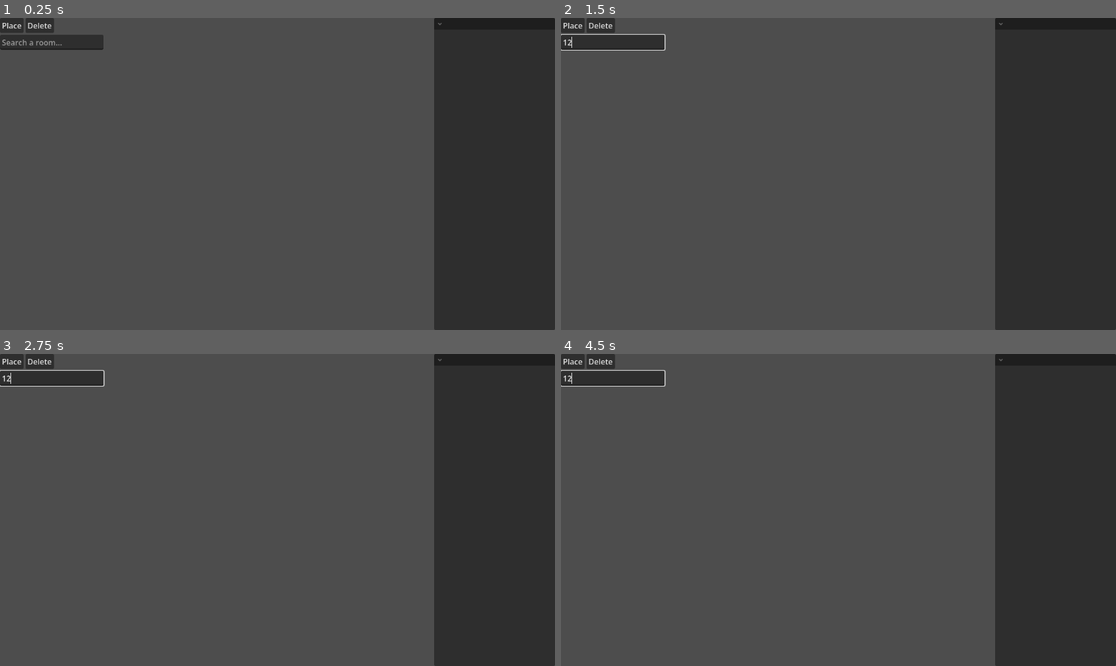
Above: before the commit, frames 1-4 (two rows, left to right).
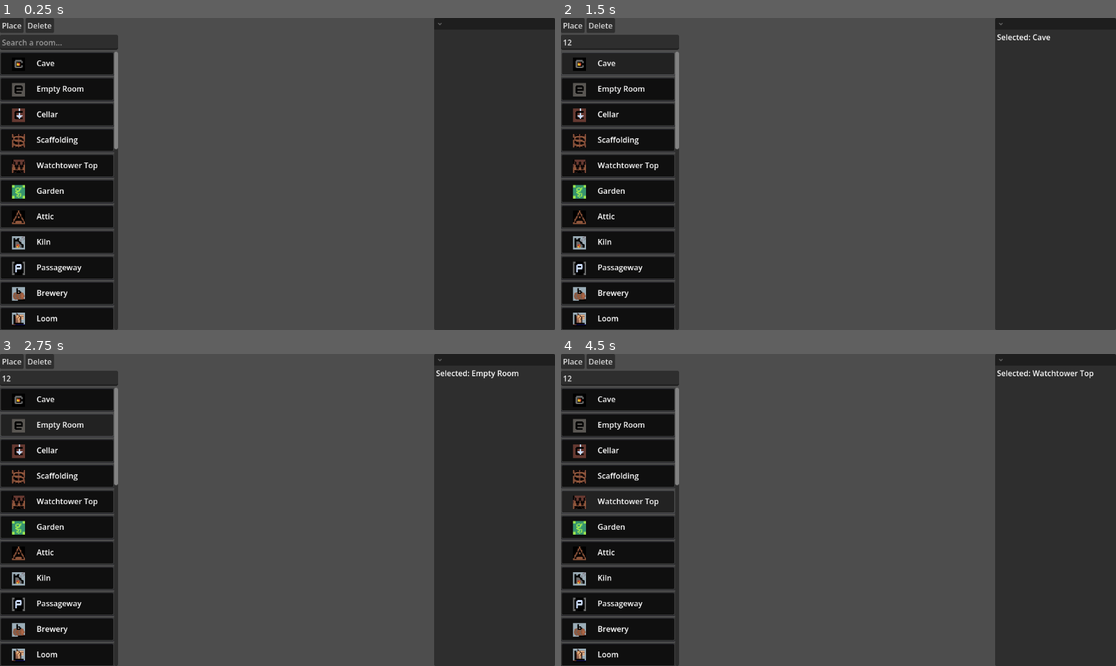
Above: after the commit, the same moments.

Repository: timtim40a/architectum
Game: Godot game, scene res://game.tscn
Two runs of this game, one before a commit and one after it. Both use one fixed random seed, a clock stepped at 60 frames per second and the inputs below. Before the commit the project has no main scene; this scene is started directly in both runs.
Inputs (mouse positions are in pixels of both pictures, inside the frame that each line leads up to):
- Up to frame 1 (0.25 s): no input
- Up to frame 2 (1.5 s): click (610, 42) at 0.52 s; type "12" at 0.6 s; click (616, 64) at 1.25 s, where only the run after the commit has a clickable "Cave"
- Up to frame 3 (2.75 s): click (55, 425) at 2 s, where only the run after the commit has a clickable "Empty Room"
- Up to frame 4 (4.5 s): click (616, 450) at 2.75 s, where only the run after the commit has a clickable "Cellar"; click (616, 475) at 3.5 s, where only the run after the commit has a clickable "Scaffolding"; click (616, 500) at 4.25 s, where only the run after the commit has a clickable "Watchtower Top"

The runs differ from the first frame. In frame 1, 17% of the frame differs, in the area x 0-22%, y 5-100%; in frame 2, 17%; in frame 3, 17%; in frame 4, 17%, in the area x 0-96%, y 5-100%.

Commit message:
Adopt basic room placement mechanic - stop propagation of clicks on UI elements - generate buttons responsively to the room that are available - show selected room

Diff:
--- a/game.tscn
+++ b/game.tscn
@@ -1,6 +1,9 @@
 [gd_scene format=3 uid="uid://wjs2bvbyguhw"]
 
 [ext_resource type="Texture2D" uid="uid://bgvn8wns46vqi" path="res://tilemap_rooms.png" id="1_80nbo"]
+[ext_resource type="Script" uid="uid://b153jeycopmed" path="res://room_manager.gd" id="2_e2o6t"]
+[ext_resource type="Script" uid="uid://cmlx5rf5uha0" path="res://room_layer_manager.gd" id="2_fc0e3"]
+[ext_resource type="Script" uid="uid://dm5x8ferocggi" path="res://ui_manager.gd" id="3_feb5d"]
 
 [sub_resource type="TileSetAtlasSource" id="TileSetAtlasSource_e2o6t"]
 texture = ExtResource("1_80nbo")
@@ -59,6 +62,7 @@
 texture_filter = 1
 scale = Vector2(2, 2)
 tile_set = SubResource("TileSet_feb5d")
+script = ExtResource("2_fc0e3")
 
 [node name="PreviewLayer" type="TileMapLayer" parent="Map" unique_id=1697802876]
 
@@ -71,22 +75,32 @@
 
 [node name="StatResourcePanel" type="VSplitContainer" parent="UI/LeftPanel" unique_id=1904142017]
 layout_mode = 2
+mouse_filter = 0
 
 [node name="StatsLabels" type="VBoxContainer" parent="UI/LeftPanel/StatResourcePanel" unique_id=196558192]
 layout_mode = 2
+mouse_filter = 0
 
 [node name="ResourcesLabels" type="VBoxContainer" parent="UI/LeftPanel/StatResourcePanel" unique_id=1808846987]
 layout_mode = 2
+mouse_filter = 0
 
 [node name="SelectedRoom" type="RichTextLabel" parent="UI/LeftPanel" unique_id=1836818705]
 layout_mode = 2
 
 [node name="RightPanel" type="VBoxContainer" parent="UI" unique_id=1632678465]
-offset_right = 215.0
-offset_bottom = 648.0
+anchors_preset = -1
+anchor_right = 0.2126736
+anchor_bottom = 1.0
+grow_vertical = 2
+size_flags_horizontal = 2
+size_flags_vertical = 3
+mouse_filter = 0
+metadata/_edit_use_anchors_ = true
 
 [node name="ModeButtons" type="HBoxContainer" parent="UI/RightPanel" unique_id=78899973]
 layout_mode = 2
+mouse_filter = 0
 
 [node name="PlaceRoomButton" type="Button" parent="UI/RightPanel/ModeButtons" unique_id=1647837023]
 layout_mode = 2
@@ -100,9 +114,30 @@
 layout_mode = 2
 placeholder_text = "Search a room..."
 
-[node name="RoomPalette" type="VFlowContainer" parent="UI/RightPanel" unique_id=1045829007]
+[node name="ScrollContainer" type="ScrollContainer" parent="UI/RightPanel" unique_id=1276927493]
 layout_mode = 2
+size_flags_vertical = 3
+horizontal_scroll_mode = 3
+
+[node name="RoomPalette" type="VBoxContainer" parent="UI/RightPanel/ScrollContainer" unique_id=1279548063]
+layout_mode = 2
+size_flags_horizontal = 3
+size_flags_vertical = 3
+theme_override_constants/separation = 3
 
 [node name="Camera" type="Camera2D" parent="." unique_id=1441348498]
 
 [node name="GridLayer" type="CanvasLayer" parent="." unique_id=722482391]
+
+[node name="RoomManager" type="Node" parent="." unique_id=936358340]
+script = ExtResource("2_e2o6t")
+
+[node name="ResourceManager" type="Node" parent="." unique_id=598239539]
+
+[node name="UIManager" type="Node" parent="." unique_id=54946408]
+script = ExtResource("3_feb5d")
+
+[node name="CompoundManager" type="Node" parent="." unique_id=1222238614]
+
+[connection signal="room_list_updated" from="RoomManager" to="UIManager" method="_on_room_list_updated"]
+[connection signal="room_placed" from="RoomManager" to="Map/RoomLayer" method="_on_room_placed"]
--- a/project.godot
+++ b/project.godot
@@ -11,8 +11,17 @@
 [application]
 
 config/name="Architectum"
+run/main_scene="uid://wjs2bvbyguhw"
 config/features=PackedStringArray("4.6", "Forward Plus")
 config/icon="res://icon.svg"
+
+[input]
+
+place_click={
+"deadzone": 0.2,
+"events": [Object(InputEventMouseButton,"resource_local_to_scene":false,"resource_name":"","device":-1,"window_id":0,"alt_pressed":false,"shift_pressed":false,"ctrl_pressed":false,"meta_pressed":false,"button_mask":0,"position":Vector2(0, 0),"global_position":Vector2(0, 0),"factor":1.0,"button_index":1,"canceled":false,"pressed":false,"double_click":false,"script":null)
+]
+}
 
 [physics]
 
--- /dev/null
+++ b/room.gd
@@ -0,0 +1,28 @@
+class_name Room
+extends RefCounted
+
+var name: String
+var tile_id: int
+var atlas: Vector2i
+var alt_atlas: Vector2i
+var description: String
+var culture: String
+var religion: String
+var tags: Array
+var placeable_on: Array
+var effects: Dictionary = {}
+var adjacency: Dictionary = {}      # neighbour_name -> { effect, value }
+
+func _init(from_json: Dictionary) -> void:
+	name = from_json.get("name", "")
+	var atlas_array = from_json.get("atlas_coords")
+	atlas = Vector2i(atlas_array[0], atlas_array[1]) if atlas_array else Vector2i(7,7)
+	var alt_atlas_array = from_json.get("alt_atlas_coords")
+	alt_atlas = Vector2i(alt_atlas_array[0], alt_atlas_array[1]) if alt_atlas_array else Vector2i(7,7)
+	description = from_json.get("description", "")
+	culture = from_json.get("culture", "")
+	religion = from_json.get("religion", "")
+	tags = from_json.get("tags", [""])
+	placeable_on = from_json.get("placeable_on", [""])
+	effects = from_json.get("effects", {})
+	adjacency = from_json.get("adjacency", {})
--- a/room_button.tscn
+++ b/room_button.tscn
@@ -8,36 +8,60 @@
 region = Rect2(0, 0, 16, 16)
 
 [sub_resource type="LabelSettings" id="LabelSettings_11lj7"]
-font_size = 9
 
-[node name="RoomButton" type="NinePatchRect" unique_id=1965012873]
+[sub_resource type="AtlasTexture" id="AtlasTexture_11lj7"]
+atlas = ExtResource("1_11lj7")
+region = Rect2(17, 0, 14, 16)
+
+[node name="RoomButton" type="Button" unique_id=215052858]
 texture_filter = 1
-offset_right = 68.0
-offset_bottom = 25.0
-scale = Vector2(2.8799999, 2.8799999)
-texture = ExtResource("1_11lj7")
-region_rect = Rect2(16, 0, 16, 16)
-patch_margin_left = 4
-patch_margin_top = 4
-patch_margin_right = 4
-patch_margin_bottom = 4
+custom_minimum_size = Vector2(100, 50)
+anchors_preset = -1
+anchor_right = 0.14105903
+anchor_bottom = 0.08024691
+size_flags_horizontal = 3
+size_flags_vertical = 6
+metadata/_edit_use_anchors_ = true
 
-[node name="ClickableArea" type="Button" parent="." unique_id=291182747]
-layout_mode = 0
-offset_left = 3.0
-offset_top = 2.0
-offset_right = 65.0
-offset_bottom = 22.0
-
-[node name="RoomIcon" type="Sprite2D" parent="." unique_id=1985429099]
-position = Vector2(12, 12)
+[node name="RoomIcon" type="TextureRect" parent="." unique_id=1166549030]
+layout_mode = 1
+anchors_preset = -1
+anchor_left = 0.08
+anchor_top = 0.23076925
+anchor_right = 0.2572307
+anchor_bottom = 0.78461534
+offset_right = 7.200012
+offset_bottom = 7.2000084
+grow_vertical = 2
+scale = Vector2(0.7999997, 0.7999997)
 texture = SubResource("AtlasTexture_rnnwm")
+stretch_mode = 5
 
 [node name="RoomDisplayName" type="Label" parent="." unique_id=1621652985]
-layout_mode = 0
-offset_left = 21.180557
-offset_top = 0.6944445
-offset_right = 61.180557
-offset_bottom = 23.694445
+layout_mode = 1
+anchors_preset = -1
+anchor_left = 0.32
+anchor_top = 0.125
+anchor_right = 0.95384616
+anchor_bottom = 0.84375
+grow_horizontal = 2
+grow_vertical = 2
 text = "Cave"
 label_settings = SubResource("LabelSettings_11lj7")
+vertical_alignment = 1
+text_overrun_behavior = 5
+metadata/_edit_use_anchors_ = true
+
+[node name="ClickableArea" type="NinePatchRect" parent="." unique_id=728965643]
+z_index = -1
+layout_mode = 1
+anchors_preset = 15
+anchor_right = 1.0
+anchor_bottom = 1.0
+grow_horizontal = 2
+grow_vertical = 2
+texture = SubResource("AtlasTexture_11lj7")
+patch_margin_left = 6
+patch_margin_top = 4
+patch_margin_right = 6
+patch_margin_bottom = 9
--- /dev/null
+++ b/room_layer_manager.gd
@@ -0,0 +1,15 @@
+extends TileMapLayer
+
+
+# Called when the node enters the scene tree for the first time.
+func _ready() -> void:
+	pass # Replace with function body.
+
+
+# Called every frame. 'delta' is the elapsed time since the previous frame.
+func _process(delta: float) -> void:
+	pass
+
+
+func _on_room_placed(room: Room, cell: Vector2i) -> void:
+	set_cell(cell, 0, room.atlas)
--- /dev/null
+++ b/room_manager.gd
@@ -0,0 +1,98 @@
+extends Node
+
+# Signals (same as before)
+signal room_list_updated(rooms: Dictionary)
+signal stats_updated(effects: Dictionary, is_deleting: bool)
+signal room_placed(current_room: Room, cell: Vector2i)
+
+@onready var tilemap := $"../Map/RoomLayer"
+
+# --- Data stores ---
+var available_rooms: Array[Room]       # room_name -> properties (from JSON)
+
+# The canonical logical map: cell (Vector2i) -> room_name (String)
+var room_defs: Dictionary = {}              # room_name -> Room
+var room_map: Dictionary = {}
+
+# Useful adjacency offsets (4-neighbour)
+const ADJ_OFFSETS: Array = [ Vector2i(1,0), Vector2i(-1,0), Vector2i(0,1), Vector2i(0,-1) ]
+
+# -------------------------
+# Lifecycle
+# -------------------------
+func _ready() -> void:
+	_load_rooms_json("res://rooms.json")
+	emit_signal("room_list_updated", available_rooms)
+
+
+# -------------------------
+# Loading & normalization
+# -------------------------
+func _load_rooms_json(path: String) -> void:
+	var f = FileAccess.open(path, FileAccess.READ)
+	if f == null:
+		push_error("Could not open rooms.json at %s" % path)
+		return
+
+	var text = f.get_as_text()
+	f.close()
+
+	var rooms_json = JSON.parse_string(text)
+	if !rooms_json:
+		push_error("Failed to parse rooms.json")
+		return
+
+	room_defs.clear()
+	for room_name in rooms_json["rooms"].keys():
+		var room_data: Dictionary = rooms_json["rooms"][room_name]
+		room_data["name"] = room_name  # Inject the name
+		room_data["effects"] = rooms_json["effects"][room_name]
+		if (rooms_json["adjacency"].keys().has(room_name)):
+			room_data["adjacency"] = rooms_json["adjacency"][room_name]
+
+		var room_init = Room.new(room_data)  # ✅ Pass Dictionary
+		room_defs[room_init.name] = room_init
+
+		if room_data.get("unlocked", false):
+			available_rooms.append(room_init)
+
+# -------------------------
+# Public API
+# -------------------------
+func get_room_at(cell: Vector2i) -> Room:
+	return room_map.get(cell, null)
+
+func set_room_at(room: Room, cell: Vector2i) -> void:
+	room_map[cell] = room
+
+
+func place_room(room: Room, cell: Vector2i) -> void:
+
+	#if is_deleting:
+		#clear_room_at(cell)
+		#return
+
+	if not available_rooms.has(room):
+		push_error("place_room: unknown room: %s" % room.name)
+		return
+
+	if get_room_at(cell) != null:
+		push_error("room " + get_room_at(cell).name + " already exists at: %s" % cell)
+		return
+
+	# Set the logical map
+	set_room_at(room, cell)
+
+	# Inform listeners
+	emit_signal("room_placed", room, cell)
+	print("%s placed at %s" % [room.name, str(cell)])
+
+# Called every frame. 'delta' is the elapsed time since the previous frame.
+func _unhandled_input(event: InputEvent) -> void:
+	if event is InputEventMouseButton:
+		if event.button_index == MOUSE_BUTTON_LEFT and event.pressed:
+			var selected_room = $"../UIManager".get_selected_room()
+			if selected_room != null:
+				var mouse_pos = tilemap.get_local_mouse_position()
+				var cell = tilemap.local_to_map(mouse_pos)
+				place_room(selected_room, cell)
--- a/rooms.json
+++ b/rooms.json
@@ -323,6 +323,7 @@
 	},
 	"effects": {
 		"Cave": { "Abode": 1 },
+		"Empty Room": { "": 0 },
 		"Cellar": { "": 0 },
 		"Scaffolding": { "": 0 },
 		"Watchtower Top": { "Vantage": 2, "Defence": 2 },
@@ -354,7 +355,7 @@
 		"Dining Room": { "Unity": 2, "Comfort": 1 },
 		"Game Room": { "Unity": 2 }
 	},
-	"adjacencies": {
+	"adjacency": {
 		"Wine Cellar": {
 			"Bar": { "Comfort": 2 }
 		}
--- /dev/null
+++ b/ui_manager.gd
@@ -0,0 +1,47 @@
+extends Node
+
+var selected_room
+@onready var selected_room_label = $"../UI/LeftPanel/SelectedRoom"
+@onready var stats_label = $"../UI/LeftPanel/StatResourcePanel/StatsLabels"
+@onready var resources_label = $"../UI/LeftPanel/StatResourcePanel/ResourcesLabels"
+
+func _on_room_list_updated(rooms: Array):
+	make_room_buttons(rooms)
+
+func make_room_buttons(rooms: Array):
+	var palette = $"../UI/RightPanel/ScrollContainer/RoomPalette"
+	var button_scene = preload("res://room_button.tscn")
+
+	for child in palette.get_children():
+		child.queue_free()
+
+	for room in rooms:
+		var button = button_scene.instantiate()
+		var atlas_texture = AtlasTexture.new()
+		atlas_texture.atlas = load("res://tilemap_rooms.png")
+		atlas_texture.region = Rect2(room.atlas[0]*16, room.atlas[1]*16, 16, 16)
+		var icon : TextureRect = button.get_node("RoomIcon")
+
+		# Get the source texture from the AtlasTexture
+		icon.texture = atlas_texture
+		var label : Label = button.get_node("RoomDisplayName")
+		label.text = room.name
+		var clickable = button.get_node("ClickableArea")
+		button.connect("pressed", Callable(self, "_on_room_button_pressed").bind(room))
+
+		palette.add_child(button)
+# Called when the node enters the scene tree for the first time.
+
+func get_selected_room():
+	return selected_room
+
+func _ready() -> void:
+	pass # Replace with function body.
+
+func _on_room_button_pressed(room):
+	selected_room = room
+	selected_room_label.text = "Selected: " + room.name
+
+# Called every frame. 'delta' is the elapsed time since the previous frame.
+func _process(delta: float) -> void:
+	pass
Not shown, added: room.gd.uid
Not shown, added: room_layer_manager.gd.uid
Not shown, added: room_manager.gd.uid
Binary file changed: tilemap_rooms.png
Not shown, added: ui_manager.gd.uid
